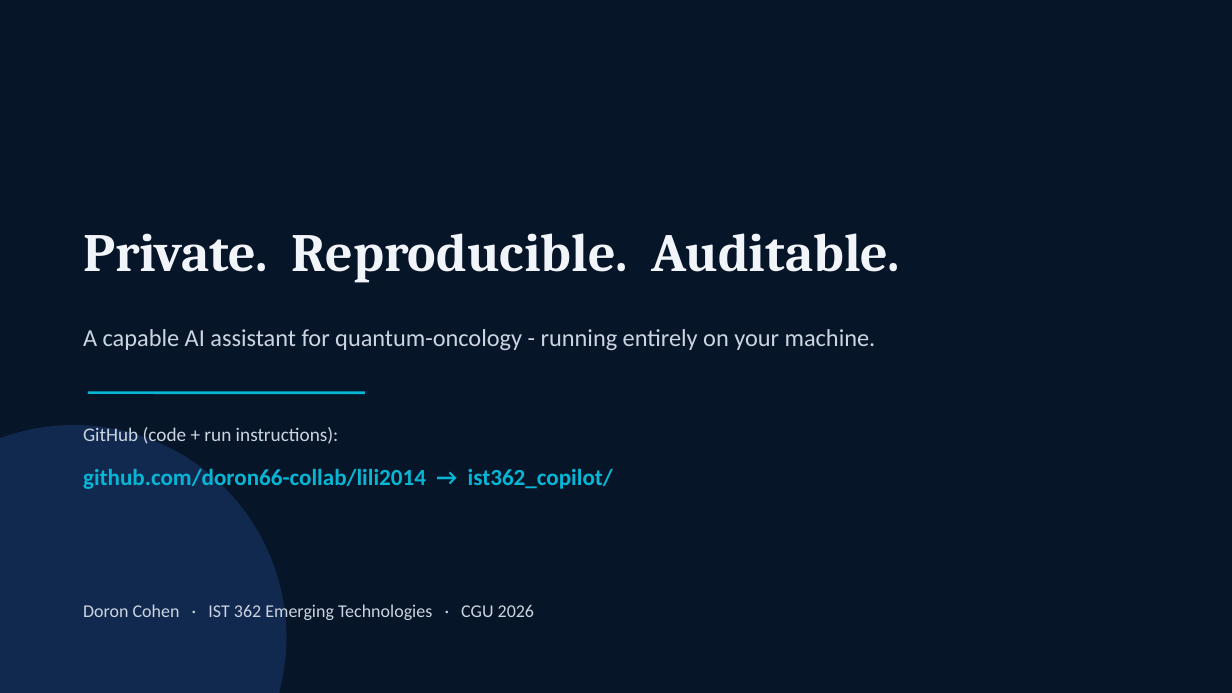
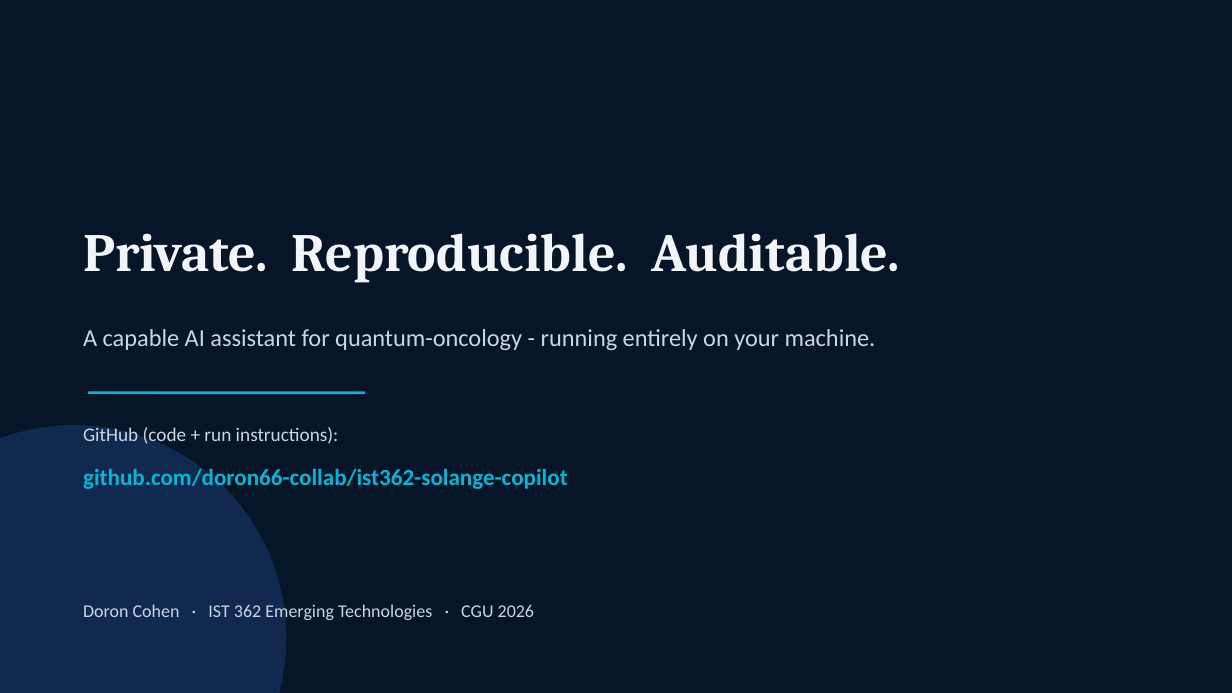
Before and after one commit to doron66-collab/lili2014, a slide deck: slide 11 of ist362_copilot/presentation/SOLANGE_Copilot_presentation.pptx. Drawn at 1232x693 pixels with LibreOffice and Linux fonts; fonts in the diff are those of the drawing. Boxes give left, top, right and bottom in pixels: in the first picture for what was removed or moved away, otherwise in the second. Text is boxed around its words. In the diff, an @@ line names an element or a change of style, - is before the commit and + after.

```diff
--- a/ist362_copilot/presentation/SOLANGE_Copilot_presentation.pptx
+++ b/ist362_copilot/presentation/SOLANGE_Copilot_presentation.pptx
@@ text at [83, 468, 568, 489]: text changed @@
-github.com/doron66-collab/lili2014 → ist362_copilot/
+github.com/doron66-collab/ist362-solange-copilot
```
